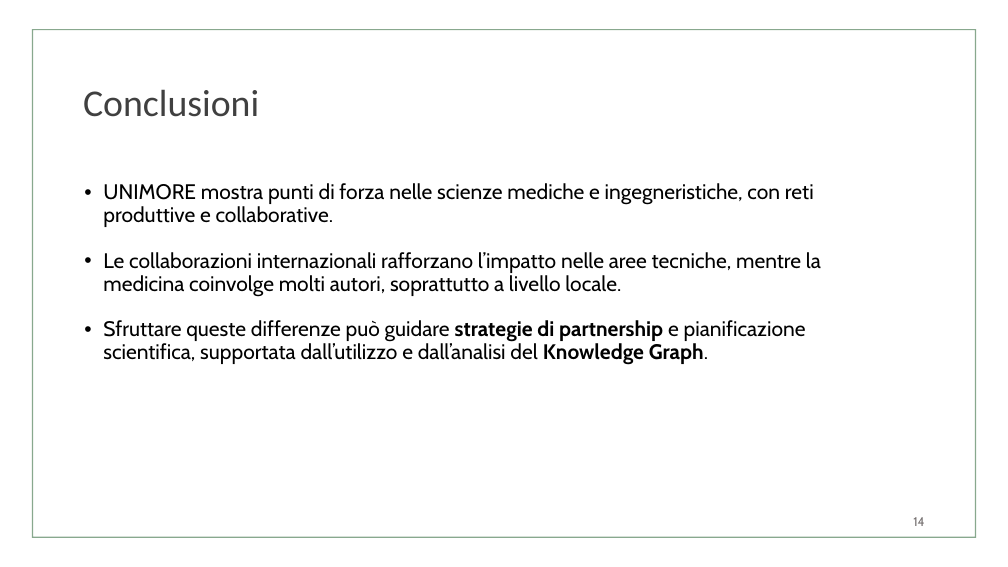
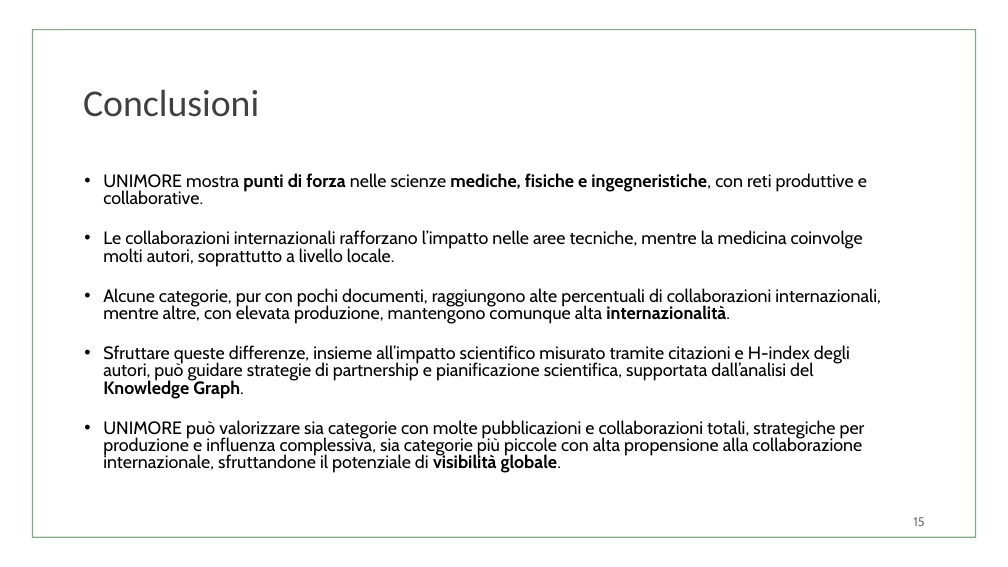
Before and after one commit to sofia-223/UnimoreKnowledgeGraph, a slide deck: slide 15 of Analysis of Thematica Crtitical Mass in the UNIMORE presentazione.pptx (slide 14 before the commit). Drawn at 1008x567 pixels with LibreOffice and Linux fonts; fonts in the diff are those of the drawing. Boxes give left, top, right and bottom in pixels: in the first picture for what was removed or moved away, otherwise in the second. Text is boxed around its words. In the diff, an @@ line names an element or a change of style, - is before the commit and + after.

```diff
--- a/Analysis of Thematica Crtitical Mass in the UNIMORE presentazione.pptx
+++ b/Analysis of Thematica Crtitical Mass in the UNIMORE presentazione.pptx
@@ text "UNIMORE mostra punti di forza ...": place and size @@
-text "UNIMORE mostra punti di forza ..." at <box>103,183,821,365</box>
+text "UNIMORE mostra punti di forza ..." at <box>103,173,881,473</box>
@@ text at <box>103,173,867,205</box>: text changed; size 20 to 17 pt @@
-• UNIMORE mostra punti di forza nelle scienze mediche e ingegneristiche, con reti produttive e collaborative.
+• UNIMORE mostra punti di forza nelle scienze mediche, fisiche e ingegneristiche, con reti produttive e collaborative.
@@ text at <box>103,230,863,267</box>: size 20 to 17 pt in "Le collaborazioni internazionali rafforzano l’impatto nelle  ..."; line spacing 0.9 to 0.8 @@
@@ text at <box>103,288,881,473</box>: text changed; size 20 to 17 pt @@
-• Sfruttare queste differenze può guidare strategie di partnership e pianificazione scientifica, supportata dall’utilizzo e dall’analisi del Knowledge Graph.
+• Alcune categorie, pur con pochi documenti, raggiungono alte percentuali di collaborazioni internazionali, mentre altre, con elevata produzione, mantengono comunque alta internazionalità.
+• Sfruttare queste differenze, insieme all’impatto scientifico misurato tramite citazioni e H-index degli autori, può guidare strategie di partnership e pianificazione scientifica, supportata dall’analisi del Knowledge Graph.
+• UNIMORE può valorizzare sia categorie con molte pubblicazioni e collaborazioni totali, strategiche per produzione e influenza complessiva, sia categorie più piccole con alta propensione alla collaborazione internazionale, sfruttandone il potenziale di visibilità globale.
@@ page number at <box>914,517,925,526</box>: text changed @@
-14
+15
```
Also in this commit, not shown: 7 other slides changed, 1 slide added, 1 other file.
